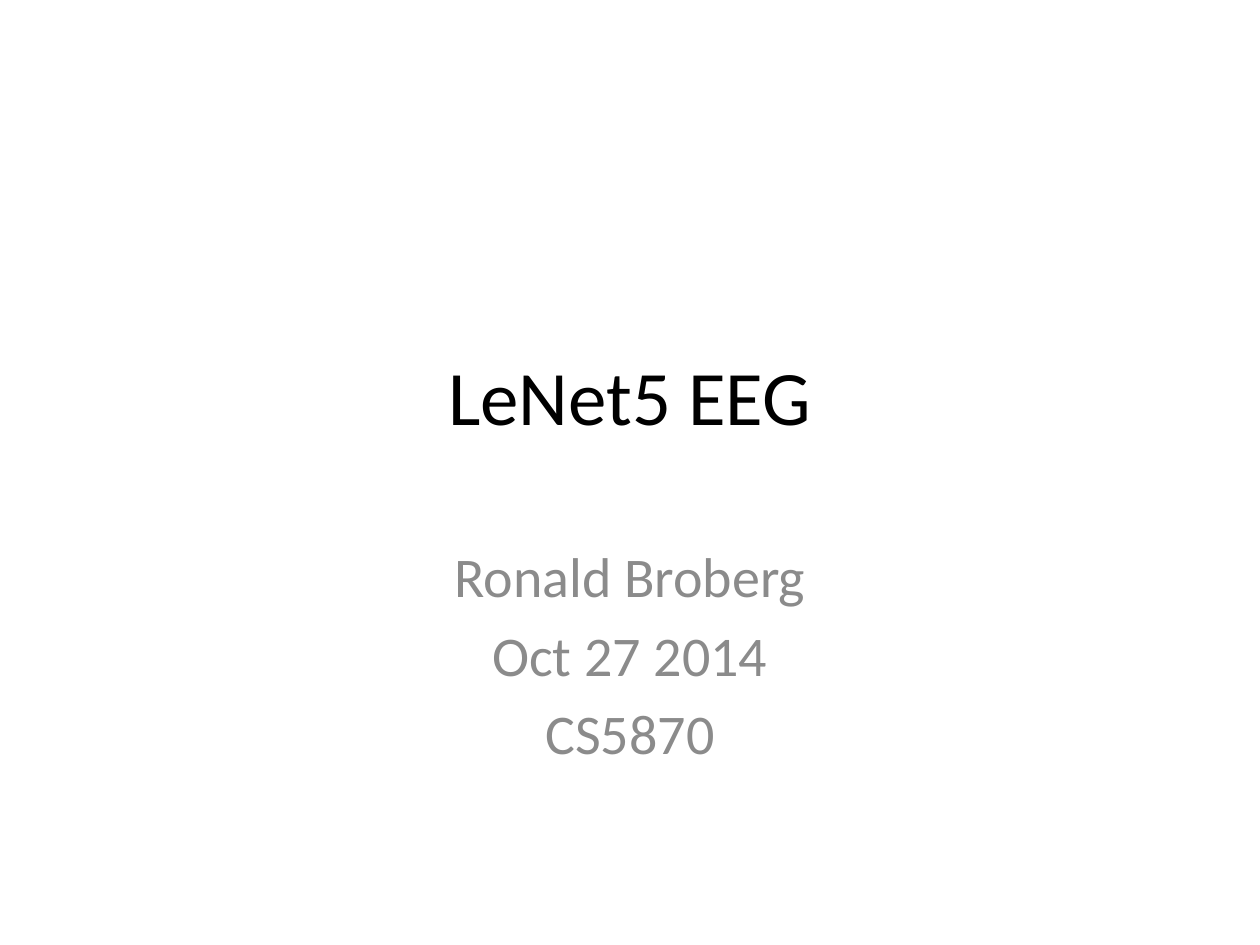
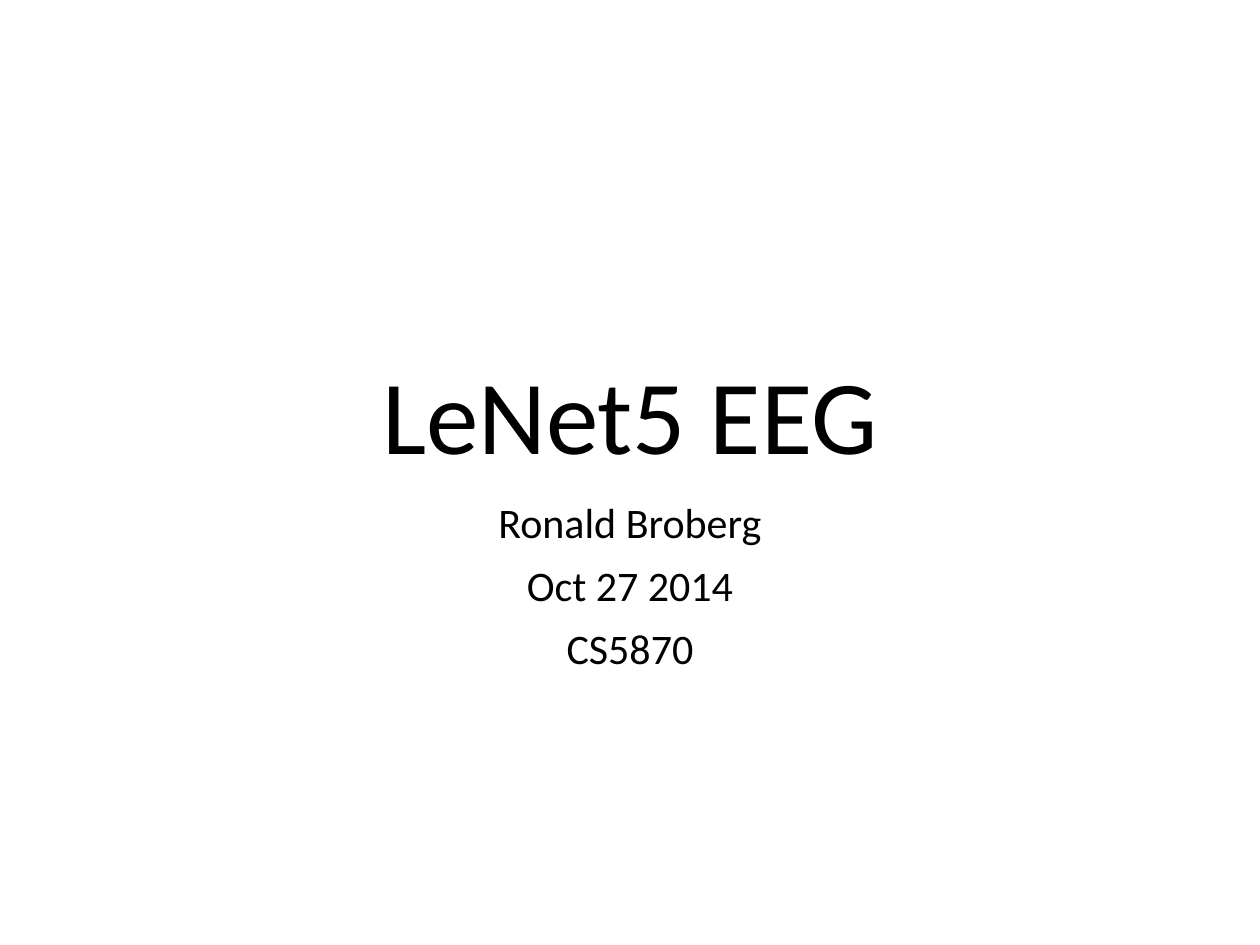
Before and after one commit to rbroberg/uccs.edu, a slide deck: slide 1 of cs5870/project/LeNet5 EEG.pptx. Drawn at 1260x945 pixels with LibreOffice and Linux fonts; fonts in the diff are those of the drawing. Boxes give left, top, right and bottom in pixels: in the first picture for what was removed or moved away, otherwise in the second. Text is boxed around its words. In the diff, an @@ line names an element or a change of style, - is before the commit and + after.

```diff
--- a/cs5870/project/LeNet5 EEG.pptx
+++ b/cs5870/project/LeNet5 EEG.pptx
@@ title "LeNet5 EEG": place and size @@
-title "LeNet5 EEG" at [448, 375, 811, 426]
+title "LeNet5 EEG" at [382, 386, 877, 455]
@@ title "LeNet5 EEG" at [382, 386, 877, 455]: size 44 to 60 pt; line spacing 1 to 0.9; vertical alignment middle to bottom @@
@@ subtitle "Ronald Broberg": place and size @@
-subtitle "Ronald Broberg" at [454, 558, 805, 755]
+subtitle "Ronald Broberg" at [498, 508, 762, 665]
@@ subtitle "Ronald Broberg" at [498, 508, 762, 665]: size 32 to 24 pt, text colour #8C8C8C to #000000; line spacing 1 to 0.9; more space between paragraphs @@
```
Also in this commit, not shown: 4 other slides changed, 7 slides added, 4 slides removed.
